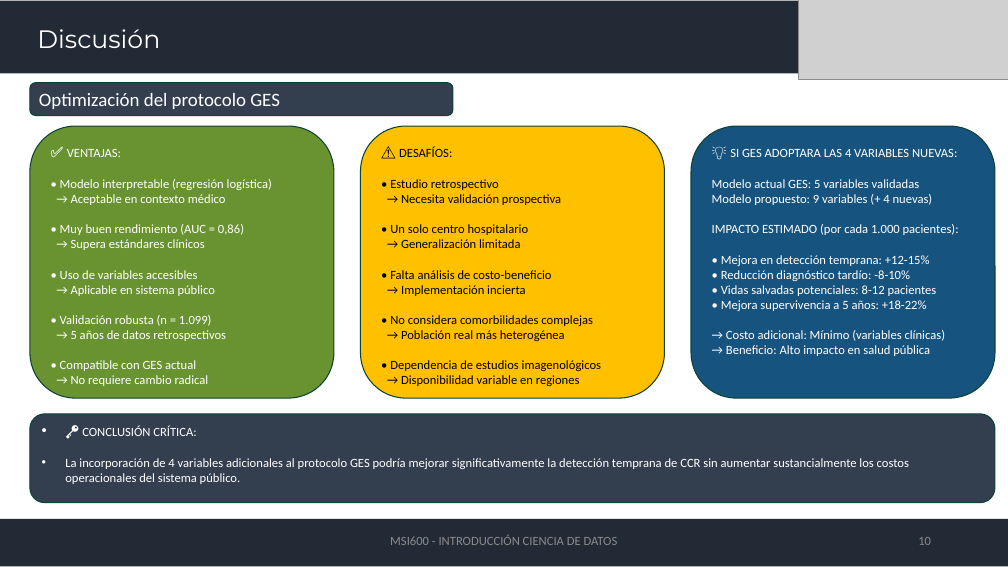
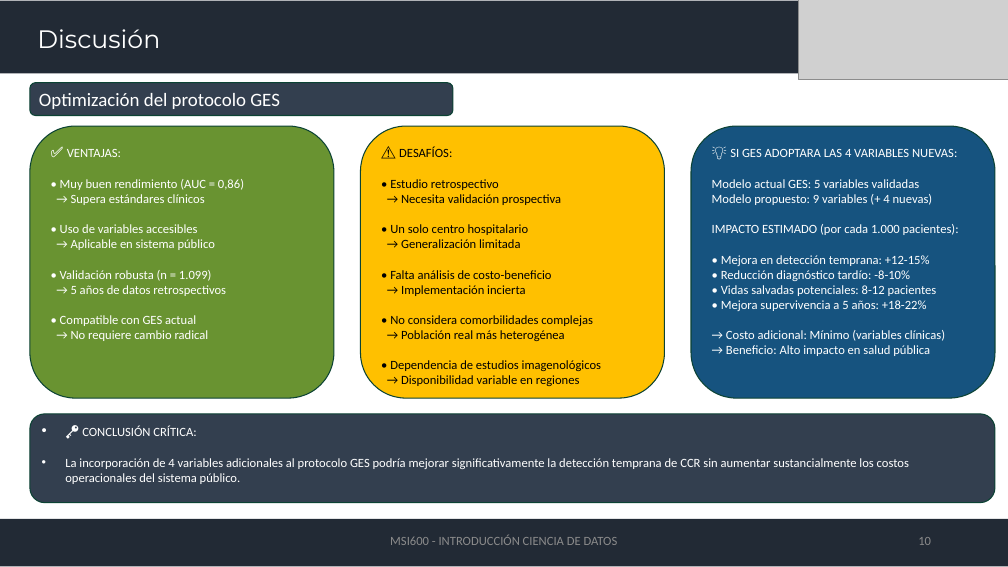
Before and after one commit to bguzmanm/MII-Ciencia-Datos-T001, a slide deck: slide 10 of material/PRESENTACION/cienciadedatosaplicada_investigacion.pptx. Drawn at 1008x567 pixels with LibreOffice and Linux fonts; fonts in the diff are those of the drawing; grey boxes stand for pictures. Boxes give left, top, right and bottom in pixels: in the first picture for what was removed or moved away, otherwise in the second. Text is boxed around its words. In the diff, an @@ line names an element or a change of style, - is before the commit and + after.

```diff
--- a/material/PRESENTACION/cienciadedatosaplicada_investigacion.pptx
+++ b/material/PRESENTACION/cienciadedatosaplicada_investigacion.pptx
@@ text in rounded rectangle at (x1=60, y1=179, x2=272, y2=205): paragraphs removed @@
-• Modelo interpretable (regresión logística)
-→ Aceptable en contexto médico
```
Also in this commit, not shown: 7 other slides changed.
